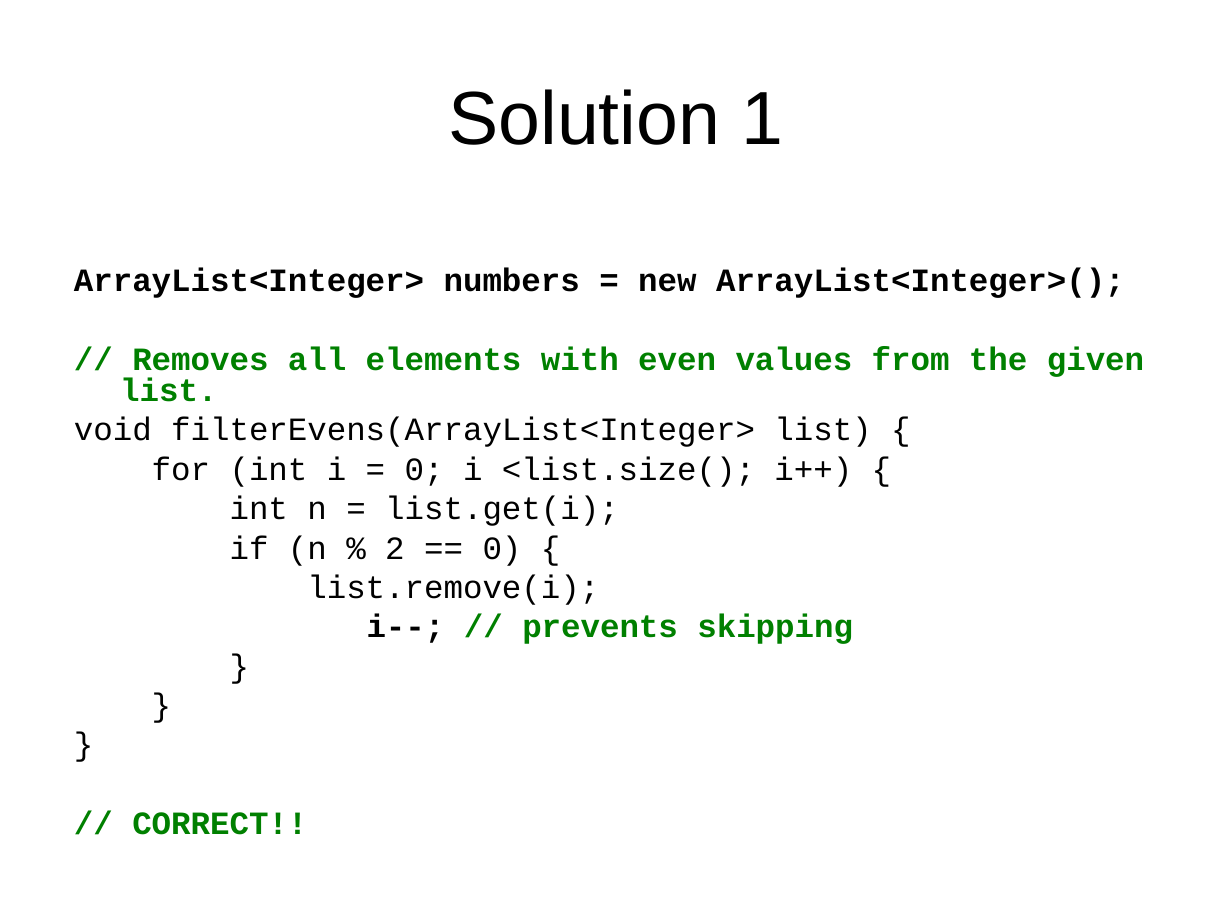
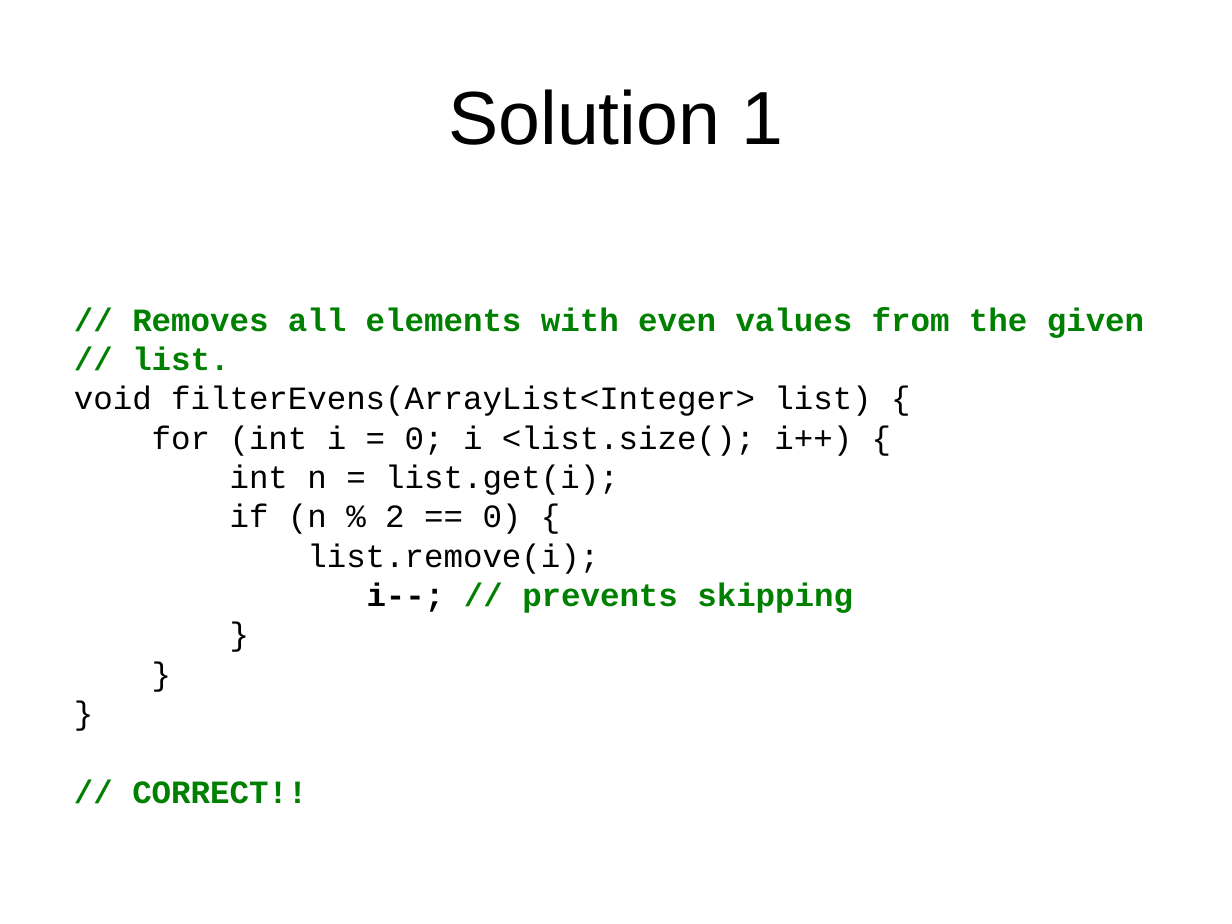
Before and after one commit to LongBaoNguyen/longbaonguyen.github.io, a slide deck: slide 17 of courses/apcsp/lecture13.ppt (slide 19 before the commit). Drawn at 1232x924 pixels with LibreOffice and Linux fonts; fonts in the diff are those of the drawing; background and template pictures are left out. Boxes give left, top, right and bottom in pixels: in the first picture for what was removed or moved away, otherwise in the second. Text is boxed around its words. In the diff, an @@ line names an element or a change of style, - is before the commit and + after.

Commit message:
arraylist

```diff
--- a/courses/apcsp/lecture13.ppt
+++ b/courses/apcsp/lecture13.ppt
@@ text at (x1=132, y1=307, x2=1144, y2=371): text changed @@
-ArrayList<Integer> numbers = new ArrayList<Integer>();
-// Removes all elements with even values from the given list.
+// Removes all elements with even values from the given
+// list.
```
Also in this commit, not shown: 13 other slides changed, 1 slide added, 2 slides removed, 6 other files.
